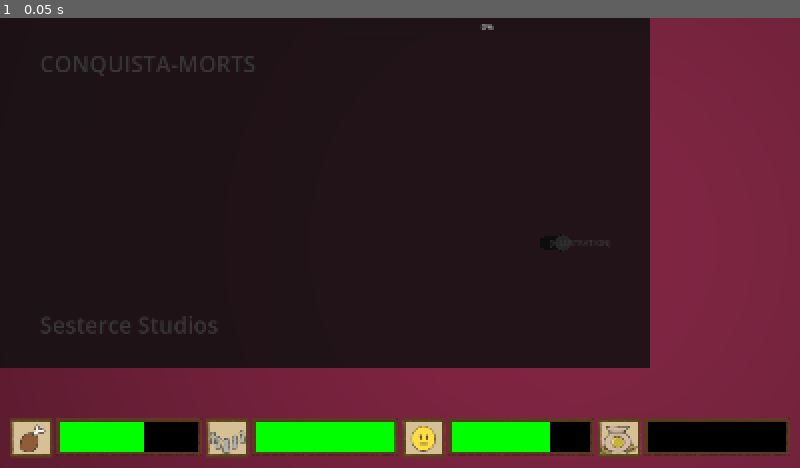
Above: before the commit, frame 1.
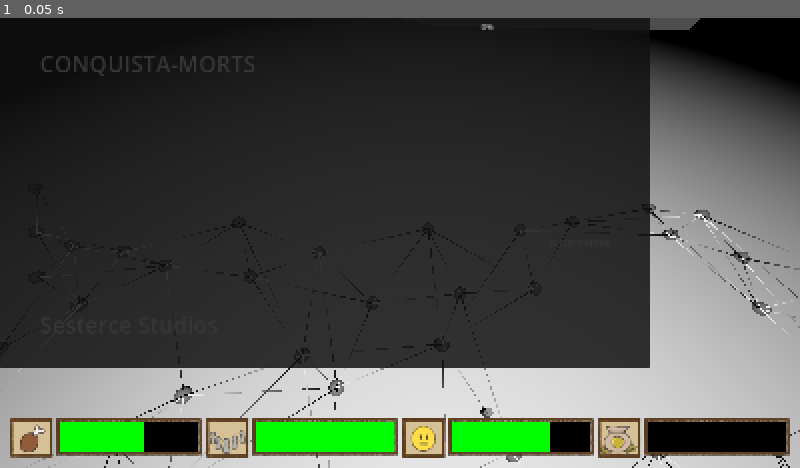
Above: after the commit, the same moment.

Repository: Xamora64/conquista-mort
Game: Godot game, scene res://scenes/main.tscn
The game is run twice, just before and just after one commit, with the same random seed, the same clock (stepped at 60 frames per second) and the same inputs. Sound files missing from this copy of the repository are replaced by a short silence.
Inputs:
- Up to frame 1 (0.05 s): no input

The runs differ from the first frame. In frame 1, 46% of the frame differs, in the area x 0-100%, y 0-100%.
Error before the commit: Parse Error: Cannot find member "TYPES" in base "BiomeData". (res://scripts/map_places_creator.gd:26)

Commit message:
fix rename type_biome; edit camera and new 3DMap

Diff:
--- a/scenes/map.tscn
+++ b/scenes/map.tscn
@@ -3,6 +3,7 @@
 [ext_resource type="Texture2D" uid="uid://dg5kigqjxhmf2" path="res://assets/textures/US.jpg" id="1_c7s6e"]
 [ext_resource type="Script" uid="uid://c80ms475rst3i" path="res://scripts/map.gd" id="1_paxxb"]
 [ext_resource type="Script" uid="uid://bf37hyqhsxwoq" path="res://scripts/map_places_creator.gd" id="4_0cso3"]
+[ext_resource type="PackedScene" uid="uid://cmq2oebxey5us" path="res://assets/meshes/map2.fbx" id="5_2klcf"]
 [ext_resource type="PackedScene" uid="uid://ebrcp5jd37fk" path="res://assets/meshes/map.fbx" id="6_2lpho"]
 
 [sub_resource type="StandardMaterial3D" id="StandardMaterial3D_kwsvg"]
@@ -18,6 +19,7 @@
 
 [node name="map" parent="." unique_id=1585450268 instance=ExtResource("6_2lpho")]
 transform = Transform3D(0.2, 0, 0, 0, 0.2, 0, 0, 0, 0.2, -0.95738375, -1.9953706, -4.806658)
+visible = false
 
 [node name="Cube" parent="map" index="0" unique_id=27669361]
 transform = Transform3D(100, 0, 0, 0, -1.1920929e-05, 22.241533, 0, -99.99999, -2.6513974e-06, -5.693924, 0, 3.0166245)
@@ -34,11 +36,16 @@
 area_size = Vector2(3, 3)
 
 [node name="OmniLight3D" type="OmniLight3D" parent="." unique_id=613796064]
-transform = Transform3D(1, 0, 0, 0, 1, 0, 0, 0, 1, 1, 4, 0)
-light_energy = 4.0
-omni_range = 13.0
+transform = Transform3D(1, 0, 0, 0, 1, 0, 0, 0, 1, 0.52211857, 7.1750956, 1.417057)
+light_energy = 12.055
+omni_range = 14.0
+omni_attenuation = 1.2
 
 [node name="MapEventsCreator" type="Node" parent="." unique_id=1529909047]
 script = ExtResource("4_0cso3")
 
+[node name="map2" parent="." unique_id=2102191850 instance=ExtResource("5_2klcf")]
+transform = Transform3D(0.2, 0, 0, 0, 0.2, 0, 0, 0, 0.2, -2.0657072, -1.9762135, -4.275607)
+
 [editable path="map"]
+[editable path="map2"]
--- a/scenes/player.tscn
+++ b/scenes/player.tscn
@@ -6,4 +6,4 @@
 script = ExtResource("1_4flbx")
 
 [node name="Camera3D" type="Camera3D" parent="." unique_id=1882427094]
-transform = Transform3D(1, 0, 0, 0, -4.371139e-08, 1, 0, -1, -4.371139e-08, 0, 2, 0)
+transform = Transform3D(1, 0, 0, 0, 0.49999997, 0.86602545, 0, -0.86602545, 0.49999997, 0, 2, 0)
--- a/scripts/map_places_creator.gd
+++ b/scripts/map_places_creator.gd
@@ -23,7 +23,7 @@
 	var limit_links: int = randi_range(Place.LINKS_LIMIT[0], Place.LINKS_LIMIT[1]) + additional_link
 	var biome: BiomeData = BiomeData.generate()
 	var tribe: Tribe = null
-	if (biome.type != BiomeData.TYPES.SWAMP):
+	if (biome.type != BiomeData.TYPES_BIOMES.SWAMP):
 		tribe = Tribe.new().generate()
 
 	var place: Place = place_scene.instantiate().with_values(position, biome, tribe, [] as Array[Place], limit_links)
--- a/scripts/player.gd
+++ b/scripts/player.gd
@@ -2,10 +2,10 @@
 
 var center = Vector3.ZERO
 var screen_size
-@export var LIMIT_ZOOM = [1.0, 12.0]
+@export var LIMIT_ZOOM = [3.0, 12.0]
 
 func _ready() -> void:
-	$Camera3D.position.y = 2.0
+	$Camera3D.position.y = 4.0
 	screen_size = get_viewport().get_visible_rect().size
 
 func _physics_process(delta: float) -> void:
